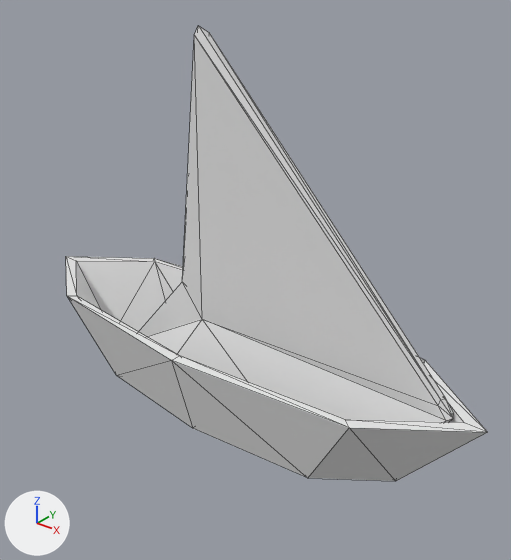
Two versions of the FBX model Bed_Time_Story/Assets/MainAsset/modeling/7_Lowpoly paper boats/mesh/speedy.fbx, one commit apart.
Rendered twice from a 50 mm lens placed at (16.9, -19.7, 18.5), pointed at (1.0, 0.2, 6.2). Arrows for +X, +Y and +Z are at lower left; the lights stay in place. Mesh edges are drawn as thin lines. Materials are left out; every surface is plain grey.
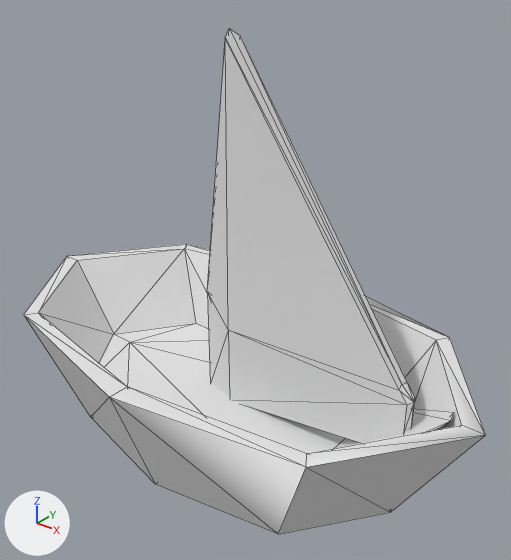
What differs and where, as boxes [x1, y1, x2, y2] in the pictures (511 x 560 px):
'pCube13', reshaped, rescaled (9% wider, 11% taller)
    before: [66, 26, 488, 481]
    after: [24, 29, 485, 534]
part 1 of me_mesh, added
    after: [207, 29, 415, 443]
part 2 of me_mesh, cut back
    before: [67, 26, 488, 481]
    after: [25, 317, 485, 534]

Diff of the bpy script that builds the scene:
```diff
--- a/Bed_Time_Story/Assets/MainAsset/modeling/7_Lowpoly paper boats/mesh/speedy.fbx.py
+++ b/Bed_Time_Story/Assets/MainAsset/modeling/7_Lowpoly paper boats/mesh/speedy.fbx.py
@@ me_mesh @@
 # used by ob_pcube13; location = (0.0, 0.0, 0.0); rotation_euler = (1.571, 0.0, 0.0), in degrees (90, 0, 0); scale = (0.01, 0.01, 0.01)
-me_mesh.from_pydata(...)  # 47 vertices, 88 faces; spans x -1126.0..1114.0, y 6.0..1564.0, z -344.0..359.0
+me_mesh.from_pydata(...)  # 58 vertices, 98 faces; spans x -1126.0..1114.0, y -136.0..1564.0, z -344.0..359.0
+# me_mesh part 1: a new loose piece of 20 vertices spanning x -141.0..844.0, y 29.0..1564.0, z -18.0..27.0
+# me_mesh part 2
+# 9 vertices are removed from x -286.0..946.0, y 383.0..1564.0, z -34.0..49.0
+# 24 faces are deleted
+# 10 vertices in x -821.0..810.0, y 6.0, z -249.0..263.0 move by (0.0, -142.0, 0.0)
+# 6 new faces join them
@@ ob_pcube13 @@
 ob_pcube13.rotation_euler = (1.571, 0.0, 0.0)  # degrees (90, 0, 0)
-ob_pcube13.scale = (0.01, 0.01, 0.01)
+ob_pcube13.scale = (0.01, 0.01, 0.0186)
```
